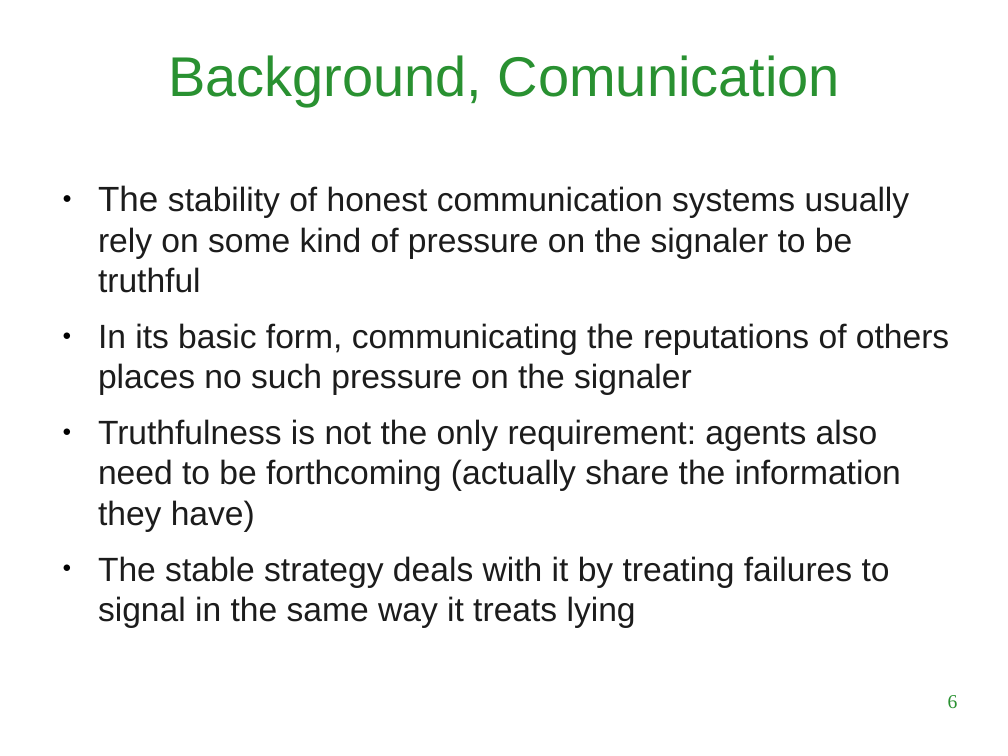
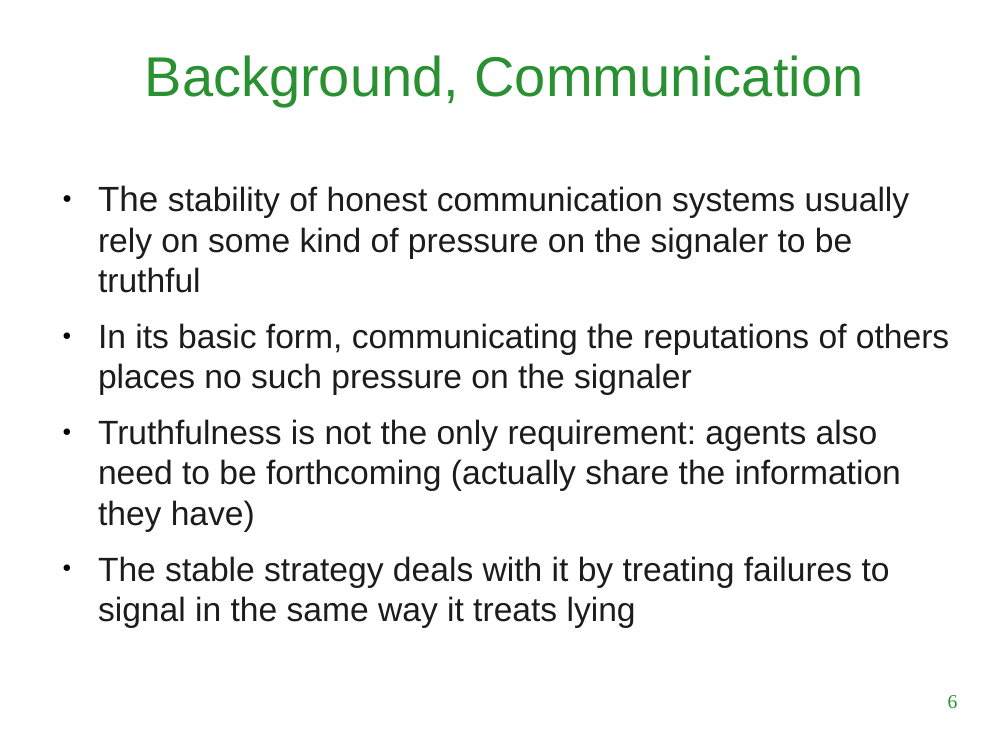
Before and after one commit to LuigiBrosNin/UNI, a slide deck: slide 6 of Master first year/Complex systems and network science/Tit_for_tatting_presentation.odp. Drawn at 1008x756 pixels with LibreOffice and Linux fonts; fonts in the diff are those of the drawing; background and template pictures are left out. Boxes give left, top, right and bottom in pixels: in the first picture for what was removed or moved away, otherwise in the second. Text is boxed around its words. In the diff, an @@ line names an element or a change of style, - is before the commit and + after.

```diff
--- a/Master first year/Complex systems and network science/Tit_for_tatting_presentation.odp
+++ b/Master first year/Complex systems and network science/Tit_for_tatting_presentation.odp
@@ title at box(145, 55, 864, 106): text changed @@
-Background, Comunication
+Background, Communication
```
Also in this commit, not shown: 4 other slides changed, 3 slides added, 1 other file.
